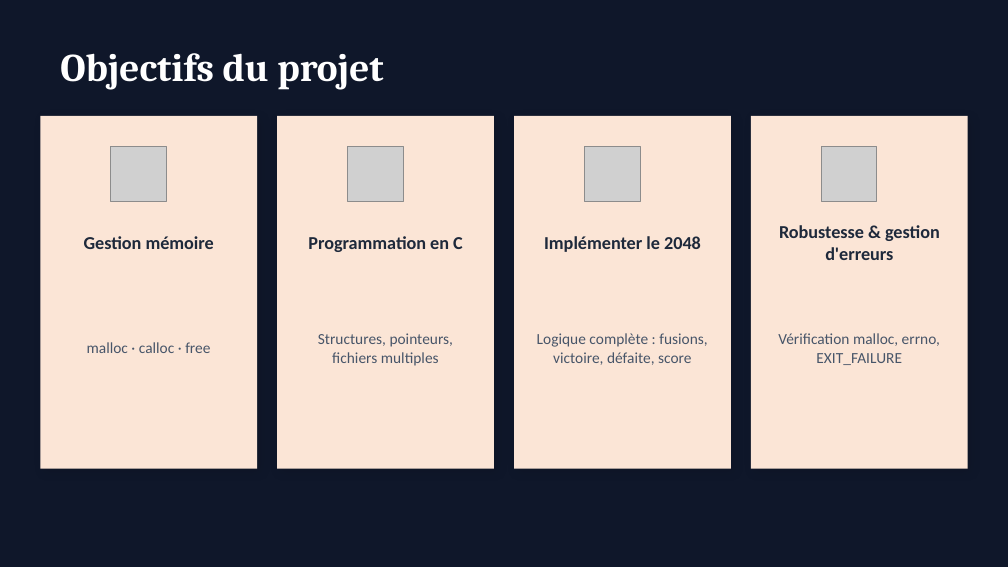
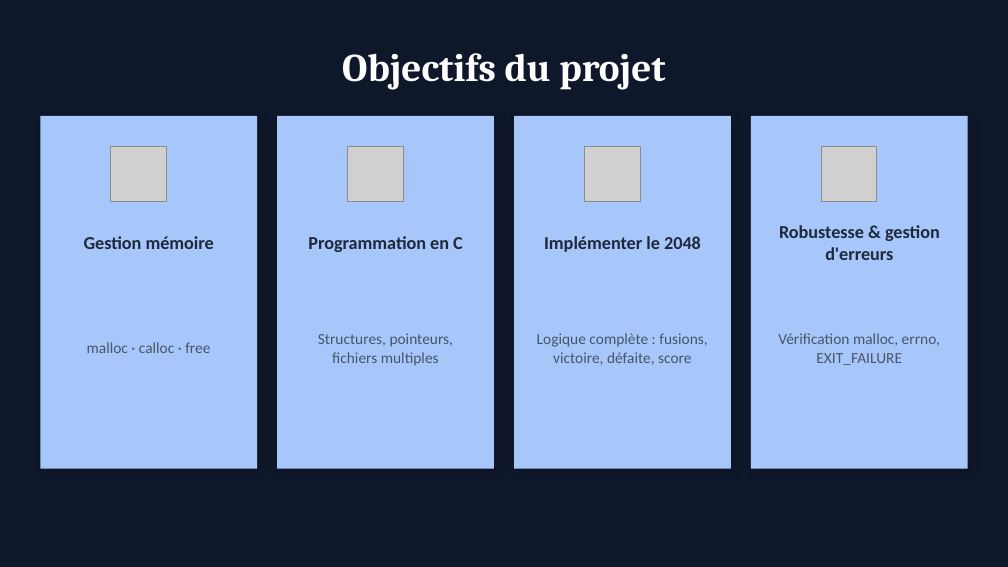
Before and after one commit to Esqaaa/Projet_2048_C, a slide deck: slide 2 of 2048_presentation.pptx. Drawn at 1008x567 pixels with LibreOffice and Linux fonts; fonts in the diff are those of the drawing; grey boxes stand for pictures. Boxes give left, top, right and bottom in pixels: in the first picture for what was removed or moved away, otherwise in the second. Text is boxed around its words. In the diff, an @@ line names an element or a change of style, - is before the commit and + after.

```diff
--- a/2048_presentation.pptx
+++ b/2048_presentation.pptx
@@ text "Objectifs du projet" at box(342, 53, 665, 90): alignment left to centre @@
@@ fill #FBE5D6 to #A7C7FB in 4 elements at box(40, 116, 257, 469), box(277, 116, 494, 469), box(514, 116, 731, 469), box(751, 116, 968, 469) @@
```
Also in this commit, not shown: 6 other slides changed, 4 other files.
